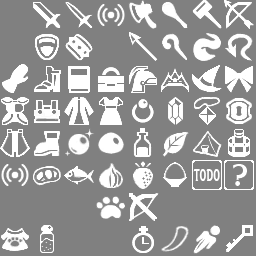
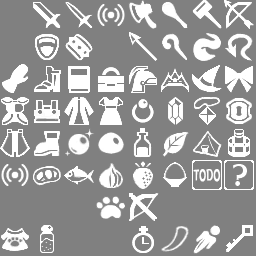
Revision of a layered 256 x 256 image; what changed, layer by layer:
painted on "TODO" over [left=193, top=169, right=221, bottom=182]
